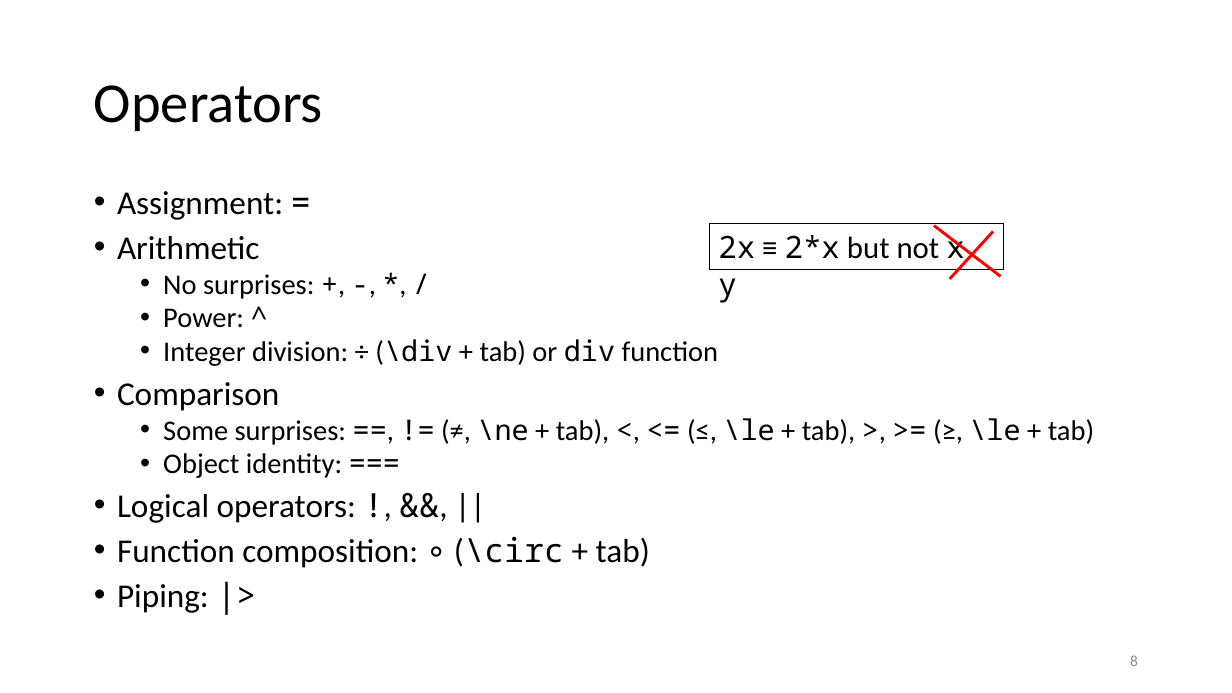
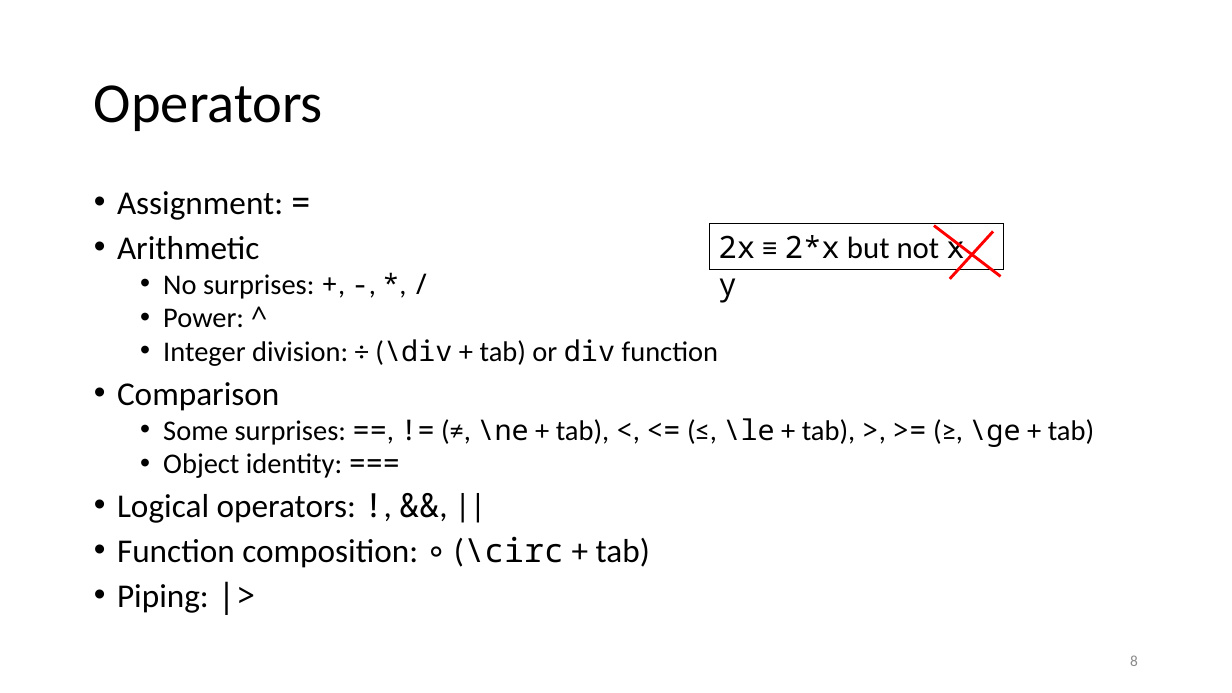
Before and after one commit to gjbex/Julia_good_bad_ugly, a slide deck: slide 8 of julia_good_back_ugly.pptx. Drawn at 1232x693 pixels with LibreOffice and Linux fonts; fonts in the diff are those of the drawing. Boxes give left, top, right and bottom in pixels: in the first picture for what was removed or moved away, otherwise in the second. Text is boxed around its words. In the diff, an @@ line names an element or a change of style, - is before the commit and + after.

Commit message:
Feedback 2023-03-08
* Fix typos
* add alias on import
* Fix formatting
* Mention Transducers package

```diff
--- a/julia_good_back_ugly.pptx
+++ b/julia_good_back_ugly.pptx
@@ text at bbox=[163, 418, 1094, 447]: text changed @@
-  • Some surprises: ==, != (≠, \ne + tab), <, <= (≤, \le + tab), >, >= (≥, \le + tab)
+  • Some surprises: ==, != (≠, \ne + tab), <, <= (≤, \le + tab), >, >= (≥, \ge + tab)
```
Also in this commit, not shown: 4 other slides changed.
